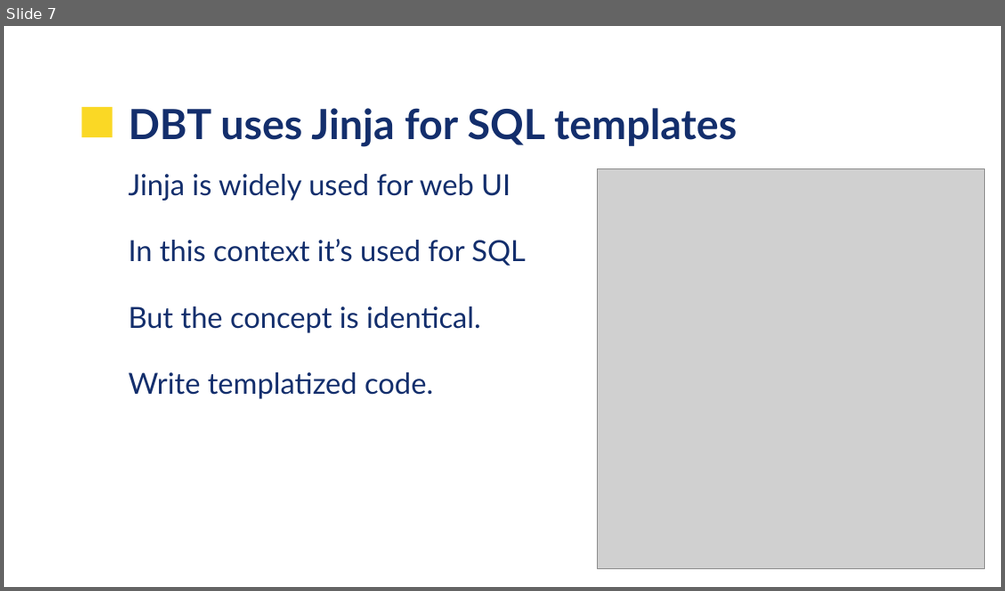
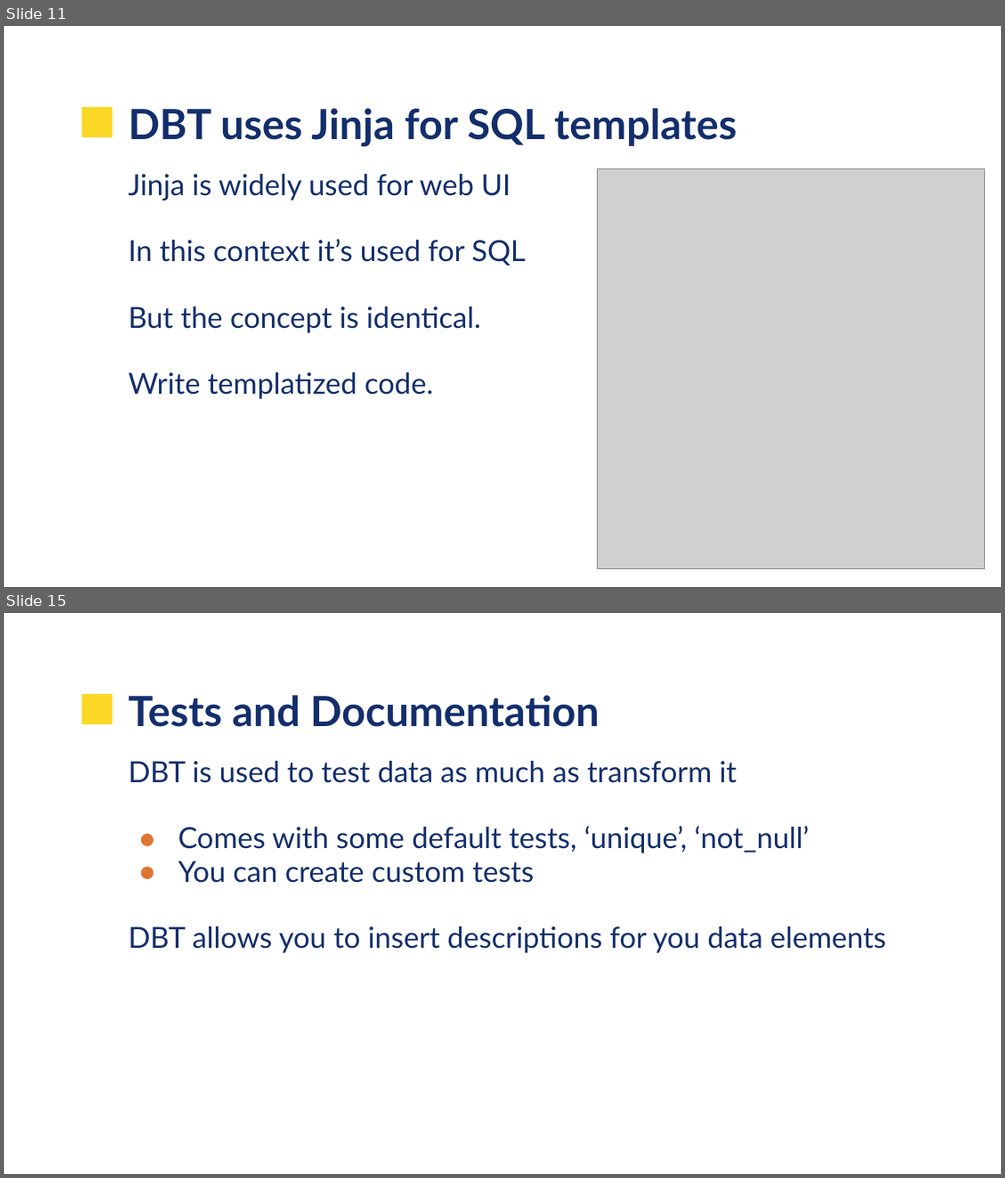
Before and after one commit to UVADS/data_engineering, a slide deck: 11_data_build_tool/UVA-DBT.pptx. Shown one above the other, each under a label of ours: slide 7 before the commit, slides 11 and 15 after it; the slides between them are not shown. The pictures are 1005x591 and 1005x1178 pixels, drawn with LibreOffice and Linux fonts; fonts in the diff are those of the drawing; grey boxes stand for pictures; background and template pictures are left out. Boxes give left, top, right and bottom in pixels: in the first picture for what was removed or moved away, otherwise in the second. Text is boxed around its words. In the diff, an @@ line names an element or a change of style, - is before the commit and + after.

```diff
--- a/11_data_build_tool/UVA-DBT.pptx
+++ b/11_data_build_tool/UVA-DBT.pptx
@@ slide 15 added at bbox=[4, 613, 1001, 1174], background picture (left out); not listed: 1 template element that a slide beside it also shows @@
@@ title added at bbox=[129, 695, 599, 727], 30 pt, text #132E6C, bold @@
+Tests and Documentation
@@ text added at bbox=[129, 761, 886, 953], 21 pt, text #132E6C @@
+DBT is used to test data as much as transform it
+● Comes with some default tests, ‘unique’, ‘not_null’
+● You can create custom tests
+DBT allows you to insert descriptions for you data elements
@@ what was slide 7 is now slide 11 @@
```
Also in this commit, not shown: 5 slides changed, 8 other slides added, 5 slides removed.
